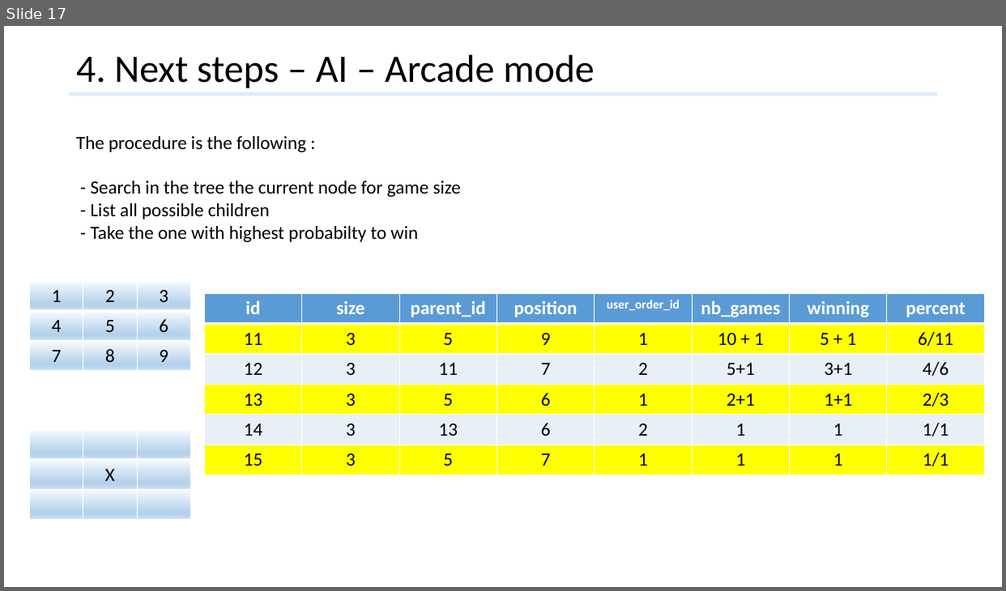
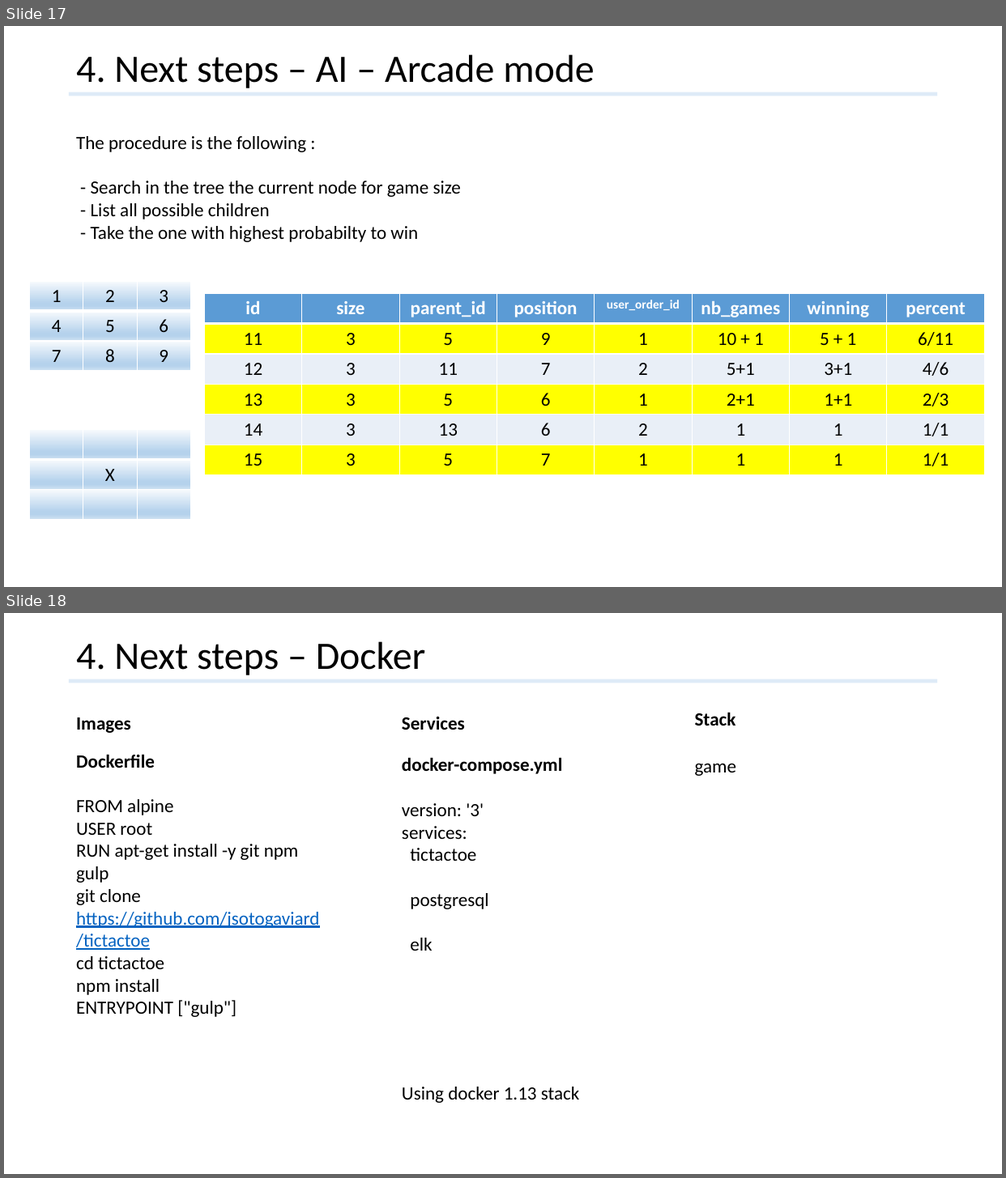
Before and after one commit to jsotogaviard/tictactoe, a slide deck: tictactoe.pptx. Shown one above the other, each under a label of ours: slide 17 before the commit, slides 17 and 18 after it. The pictures are 1006x591 and 1006x1178 pixels, drawn with LibreOffice and Linux fonts; fonts in the diff are those of the drawing. Boxes give left, top, right and bottom in pixels: in the first picture for what was removed or moved away, otherwise in the second. Text is boxed around its words. In the diff, an @@ line names an element or a change of style, - is before the commit and + after.

```diff
--- a/tictactoe.pptx
+++ b/tictactoe.pptx
@@ slide 18 added at (x1=4, y1=613, x2=1002, y2=1174), background #FFFFFF; not listed: 1 template element that a slide beside it also shows @@
@@ title added at (x1=76, y1=641, x2=426, y2=675), 37.3 pt, text #000000 @@
+4. Next steps – Docker
@@ text added at (x1=76, y1=717, x2=131, y2=733), 18 pt, text #000000, bold @@
+Images
@@ text added at (x1=402, y1=717, x2=465, y2=730), 18 pt, text #000000, bold @@
+Services
@@ text added at (x1=695, y1=712, x2=736, y2=726), 18 pt, text #000000, bold @@
+Stack
@@ text added at (x1=76, y1=754, x2=319, y2=1017), 18 pt, text #000000 @@
+Dockerfile
+FROM alpine
+USER root
+RUN apt-get install -y git npm gulp
+git clone https://github.com/jsotogaviard/tictactoe
+cd tictactoe
+npm install
+ENTRYPOINT ["gulp"]
@@ text added at (x1=402, y1=757, x2=562, y2=951), 18 pt, text #000000 @@
+docker-compose.yml
+version: '3'
+services:
+tictactoe
+postgresql
+elk
@@ text added at (x1=695, y1=763, x2=736, y2=776), 18 pt, text #000000 @@
+game
@@ text added at (x1=402, y1=1087, x2=580, y2=1103), 18 pt, text #000000 @@
+Using docker 1.13 stack
```
Also in this commit, not shown: 2 slides changed, 2 other files.
